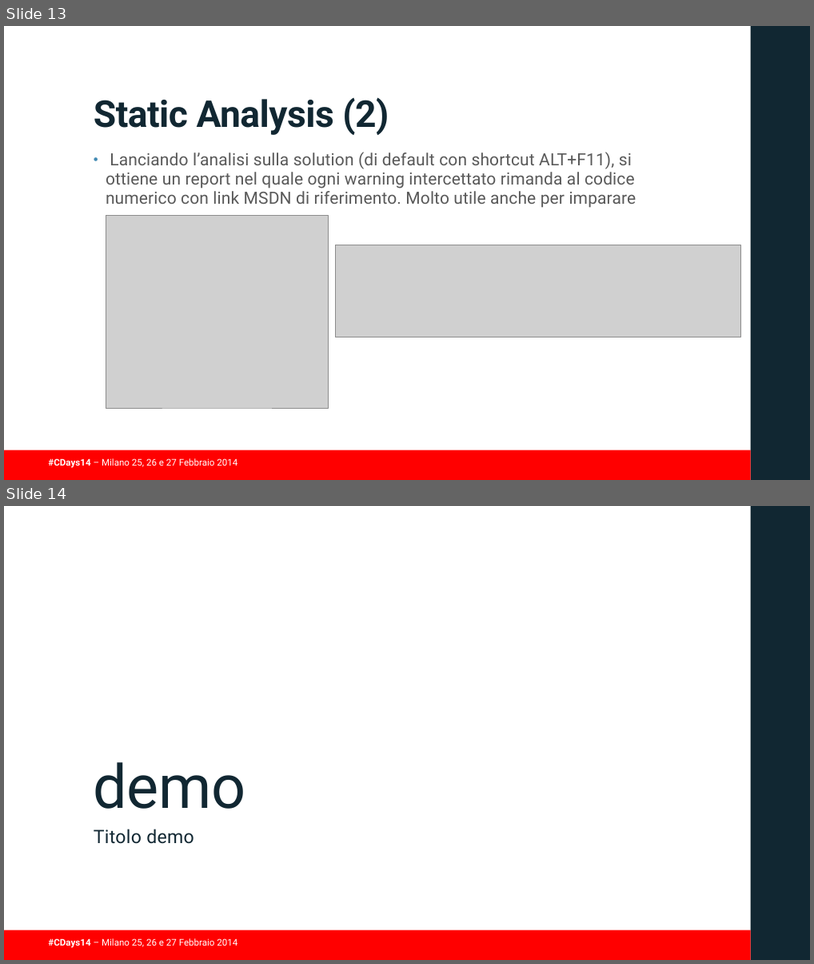
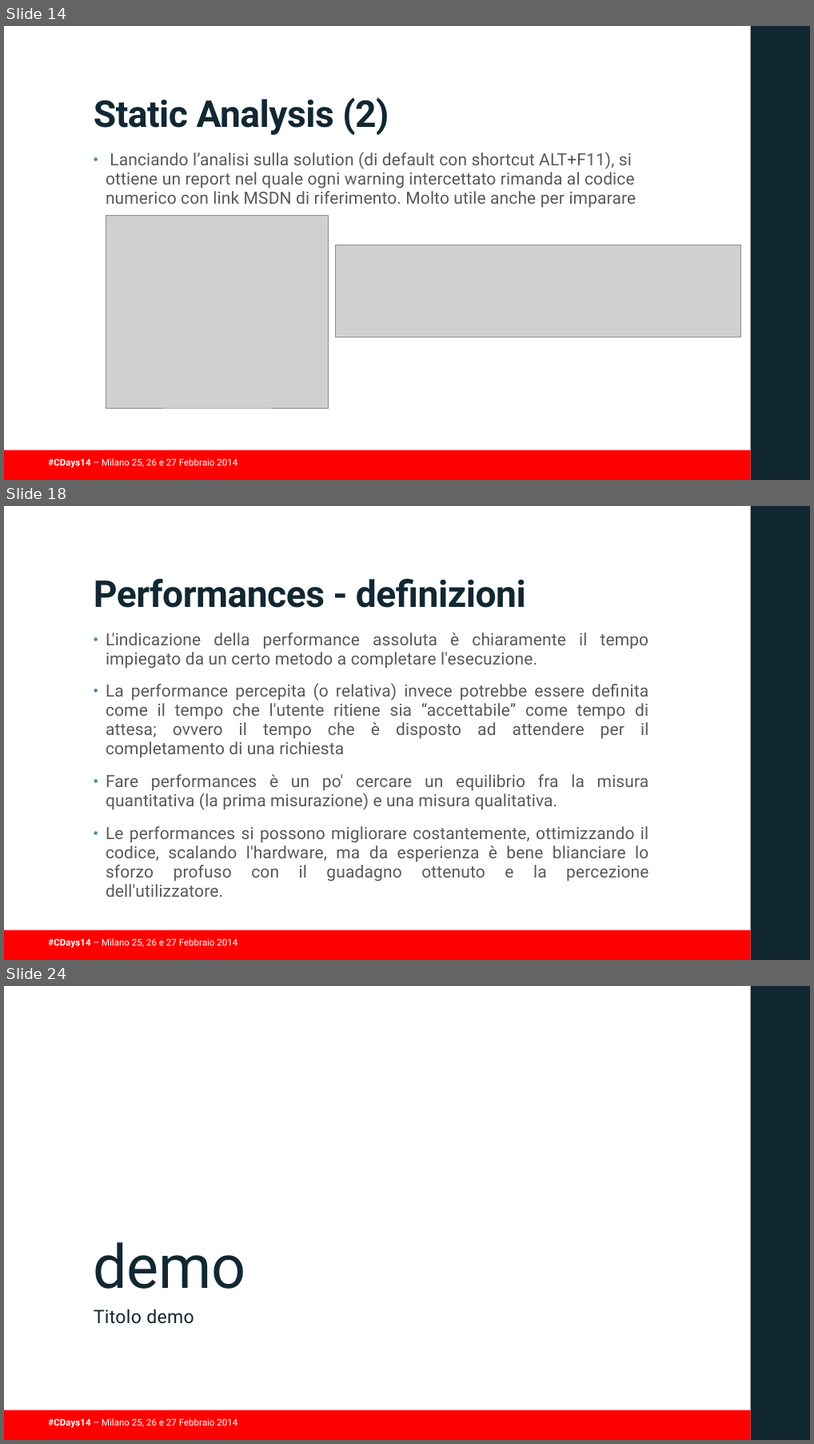
Before and after one commit to guidop/CDays14, a slide deck: presentazioneCDAYS2014.pptx. Shown one above the other, each under a label of ours: slides 13 and 14 before the commit, slides 14, 18 and 24 after it; the slides between them are not shown. The pictures are 814x964 and 814x1444 pixels, drawn with LibreOffice and Linux fonts; fonts in the diff are those of the drawing; grey boxes stand for pictures; background and template pictures are left out. Boxes give left, top, right and bottom in pixels: in the first picture for what was removed or moved away, otherwise in the second. Text is boxed around its words. In the diff, an @@ line names an element or a change of style, - is before the commit and + after.

```diff
--- a/presentazioneCDAYS2014.pptx
+++ b/presentazioneCDAYS2014.pptx
@@ slide 18 added at (4, 506, 810, 960), background #FFFFFF; not listed: 3 template elements that a slide beside it also shows @@
@@ title added at (94, 579, 526, 608), 44 pt, text #112732, bold @@
+Performances - definizioni
@@ text added at (106, 632, 650, 896), 20 pt, text #595959 @@
+• L'indicazione della performance assoluta è chiaramente il tempo impiegato da un certo metodo a completare l'esecuzione.
+• La performance percepita (o relativa) invece potrebbe essere definita come il tempo che l'utente ritiene sia “accettabile” come tempo di attesa; ovvero il tempo che è disposto ad attendere per il completamento di una richiesta
+• Fare performances è un po' cercare un equilibrio fra la misura quantitativa (la prima misurazione) e una misura qualitativa.
+• Le performances si possono migliorare costantemente, ottimizzando il codice, scalando l'hardware, ma da esperienza è bene blianciare lo sforzo profuso con il guadagno ottenuto e la percezione dell'utilizzatore.
@@ what was slide 13 is now slide 14 @@
@@ what was slide 14 is now slide 24 @@
```
Also in this commit, not shown: 1 slide changed, 9 other slides added.
